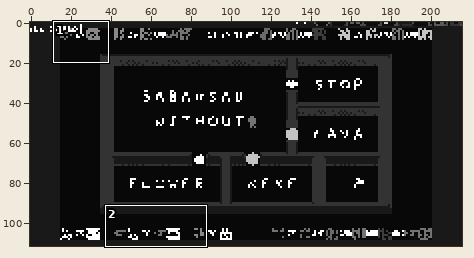
Two versions of one sprite sheet, Synthetic_Genesis/28level.png. Above, an overview of the earlier version with the close-up marked.
Close-up. Before:
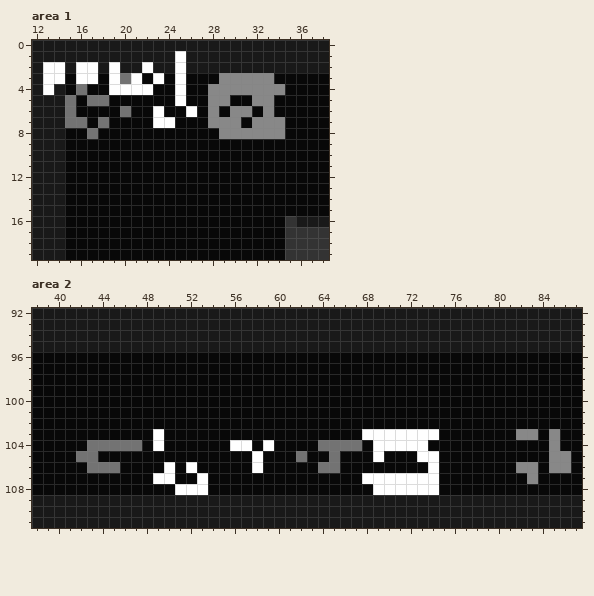
The file is 216x112 pixels. Colours within 5 levels of each other are drawn and written as one. Shown: area 1: x 12..38, y 0..19; area 2: x 38..87, y 92..111. The commit also changed other parts of the picture, which this record leaves out.
After:
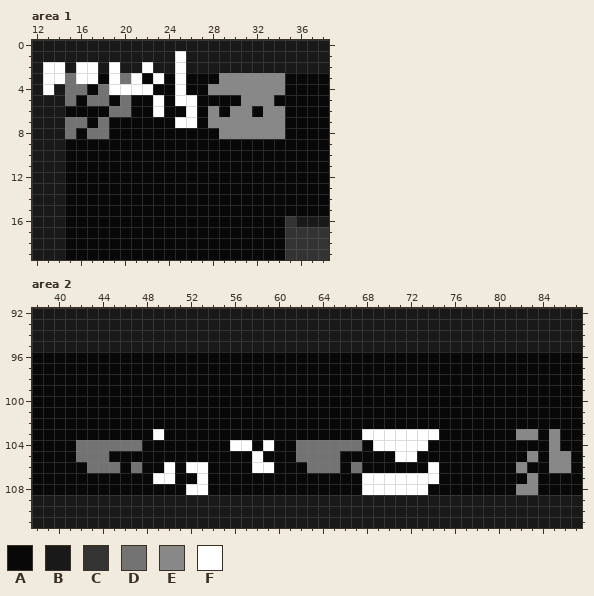
Palette (. is transparent): A #080808  B #191919  C #333333  D #737373  E #888888  F #ffffff
Change:
{"where": "area 1"}
{"y":3,"x":15,"old":"A","new":"D"}
{"y":3,"x":34,"old":"A","new":"E"}
{"y":4,"x":15,"old":"A","new":"D"}
{"y":4,"x":18,"old":"A","new":"D"}
{"y":5,"x":20,"old":"A","new":"D"}
{"y":5,"x":23,"old":"A","new":"F"}
{"y":5,"x":26,"old":"A","new":"F"}
{"y":5,"x":28,"old":"EE","new":"AA"}
{"y":5,"x":31,"old":"A","new":"E"}
{"y":6,"x":15,"old":"D","new":"A"}
{"y":6,"x":19,"old":"A","new":"D"}
{"y":6,"x":34,"old":"A","new":"E"}
{"y":7,"x":23,"old":"FFAA","new":"AAFF"}
{"y":7,"x":31,"old":"A","new":"E"}
{"y":8,"x":15,"old":"A","new":"D"}
{"y":8,"x":18,"old":"A","new":"D"}
{"where": "area 2"}
{"y":104,"x":42,"old":"A","new":"D"}
{"y":104,"x":49,"old":"F","new":"A"}
{"y":104,"x":62,"old":"AA","new":"DD"}
{"y":105,"x":44,"old":"A","new":"D"}
{"y":105,"x":63,"old":"AA","new":"DD"}
{"y":105,"x":69,"old":"F","new":"A"}
{"y":105,"x":71,"old":"AAFF","new":"FFAA"}
{"y":105,"x":83,"old":"A","new":"E"}
{"y":106,"x":47,"old":"A","new":"D"}
{"y":106,"x":53,"old":"A","new":"F"}
{"y":106,"x":59,"old":"A","new":"F"}
{"y":106,"x":63,"old":"A","new":"D"}
{"y":106,"x":67,"old":"A","new":"D"}
{"y":106,"x":83,"old":"E","new":"A"}
{"y":108,"x":51,"old":"F","new":"A"}
{"y":108,"x":68,"old":"A","new":"F"}
{"y":108,"x":74,"old":"F","new":"A"}
{"y":108,"x":82,"old":"AA","new":"EE"}
{"label":"changed","picture_box":[65,73,285,139]}
{"label":"changed","picture_box":[76,440,208,495]}
{"label":"changed","picture_box":[263,440,439,495]}
{"label":"changed","picture_box":[516,451,538,495]}
